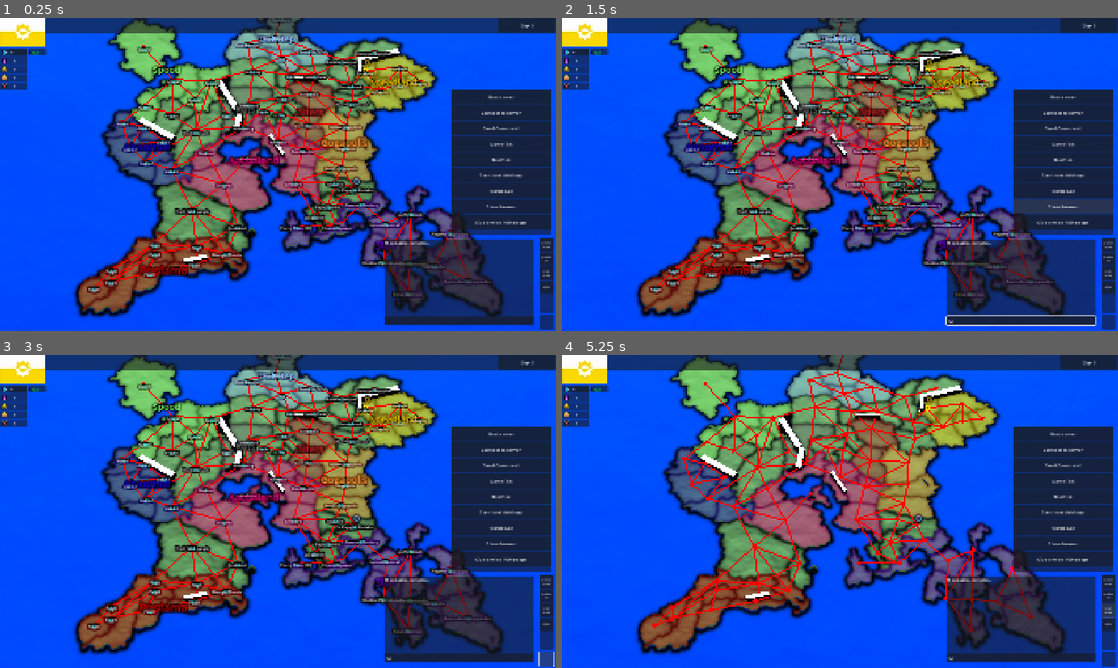
Above: before the commit, frames 1-4 (two rows, left to right).
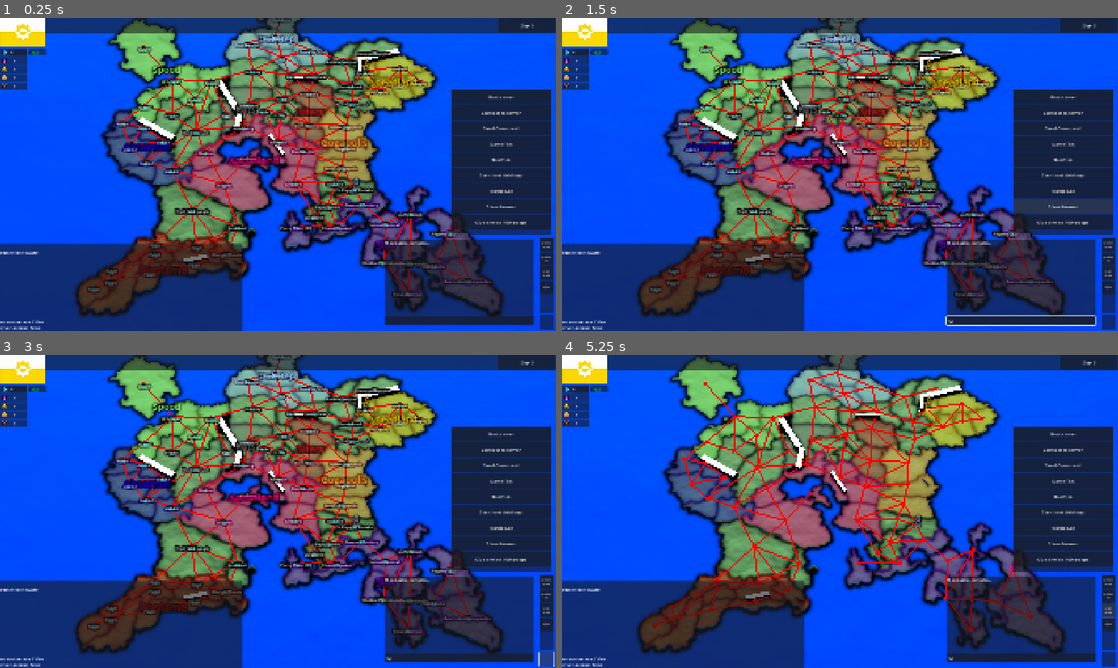
Above: after the commit, the same moments.

Repository: adrutkow/MapGame
Game: Godot game, scene res://node_3d.tscn
Same seed, same stepped clock (60 frames per second), same inputs: the game is played once before the commit and once after it. The engine's default icon, where the game draws it, is replaced by a stand-in: a white triangle on a blue panel in a dark square.
Inputs (mouse positions are in pixels of both pictures, inside the frame that each line leads up to):
- Up to frame 1 (0.25 s): no input
- Up to frame 2 (1.5 s): click (1017, 321) at 0.52 s; type "12" at 0.6 s; click "Show Armies" at 1.25 s
- Up to frame 3 (3 s): click (22, 367) at 2 s; click (544, 658) at 2.75 s
- Up to frame 4 (5.25 s): click "province names" at 3.5 s; click "province ids" at 4.25 s; click "nation names" at 5 s

The runs differ from the first frame. In frame 1, 12% of the frame differs, in the area x 0-82%, y 12-100%; in frame 2, 12%; in frame 3, 12%; in frame 4, 12%.

Commit message:
More army stuff

Diff:
--- a/army_cube.gd
+++ b/army_cube.gd
@@ -1,12 +1,15 @@
 extends Node3D
 class_name ArmyCube;
 
+var army_count: int = 1;
+var army_id: int = -1;
+var province_id: int = -1;
 
-func set_army_count_text(i: int):
-	$Label3D.text = str(i);
+func set_troop_count_text(i: int):
+	$TroopCount.text = str(i);
 
-func set_army_count_text_color(c: Color):
-	$Label3D.modulate = c;
+func set_troop_count_text_color(c: Color):
+	$TroopCount.modulate = c;
 
 func set_color(c: Color):
 	var m: StandardMaterial3D;
@@ -17,3 +20,18 @@
 	m.albedo_color = c
 	m.vertex_color_use_as_albedo = true;
 	m.shading_mode = BaseMaterial3D.SHADING_MODE_UNSHADED;
+
+func set_army_count_text(i: int):
+	pass;
+
+func offset_troop_count_text(count: int):
+	var base_height: float;
+
+	base_height = $TroopCount.position.y;
+	$TroopCount.position.y = base_height + count * 0.25;
+
+func draw_selected():
+	$TroopCount.outline_modulate = Color.GREEN;
+
+func draw_unselected():
+	$TroopCount.outline_modulate = Color.BLACK;
--- a/camera_3d.gd
+++ b/camera_3d.gd
@@ -87,14 +87,6 @@
 		if px >= 0 and px < size.x and py >= 0 and py < size.y:
 			var color = img.get_pixel(px, py)
 			return (color);
-			#print("Clicked color:", color.r8, ",", color.g8, ",", color.b8)
-			#$"../Map/Area3D/Sprite3D".highlight_by_color(color);
-			#var p: ProvinceData = Map.map_instance.get_province_data_by_color(color);
-			#if (p):
-			#	print(p.name);
-			#	Map.map_instance.select_province(p.id);
-			#else:
-			#	Map.map_instance.unselect_province();
 	return (null);
 
 func on_left_click(mouse_pos: Vector2):
@@ -107,9 +99,7 @@
 
 	if (p):
 		Map.map_instance.select_province(p.id);
-		GameInstance.game_instance.prov1 = p.id;
-		GameInstance.game_instance.selected_army_id = GameInstance.game_instance.get_army_id_by_province(p.id);
-		DevConsole.instance.add_line("Selected army: " + str(GameInstance.game_instance.selected_army_id))
+		UIManager.instance.on_clicked_province(p.id);
 	else:
 		Map.map_instance.unselect_province();
 
@@ -121,23 +111,4 @@
 
 	var p: ProvinceData = Map.map_instance.get_province_data_by_color(color);
 	if (p):
-		GameInstance.game_instance.prov2 = p.id;
-	Map.map_instance.generate_mapview_highlighted_provinces([GameInstance.game_instance.prov1, GameInstance.game_instance.prov2])
-	if (GameInstance.game_instance.prov1 != -1 and GameInstance.game_instance.prov2 != -1):
-		var t = Map.map_instance.pathfind2(GameInstance.game_instance.prov1, GameInstance.game_instance.prov2);
-		if (not t.is_empty()):
-			if (GameInstance.game_instance.selected_army_id != -1):
-				GameInstance.game_instance.get_army_by_id(GameInstance.game_instance.selected_army_id).desired_path = t.duplicate();
-				DevConsole.instance.add_line("Applied path to army: " + str(GameInstance.game_instance.get_army_by_id(GameInstance.game_instance.selected_army_id).desired_path))
-			Map.map_instance.remove_all_lines();
-
-			for i in range(0, len(t) - 1):
-				var p1 = Map.map_instance.bitmap_vector_to_world(Map.map_instance.get_province_center(t[i])) + Vector3(0, 0.05, 0);
-				var p2 = Map.map_instance.bitmap_vector_to_world(Map.map_instance.get_province_center(t[i+1])) + Vector3(0, 0.05, 0);
-
-
-				Map.map_instance.add_line(p1, p2)
-				Map.map_instance.add_ball(p1)
-
-
-			#Map.map_instance.generate_mapview_highlighted_provinces(t);
+		UIManager.instance.on_right_clicked_province(p.id);
--- a/game_instance.gd
+++ b/game_instance.gd
@@ -7,13 +7,8 @@
 var provinces: Array[ProvinceState];
 var day: int = 0;
 
-var prov1: int = -1;
-var prov2: int = -1;
-var selected_army_id: int = -1;
-
 var timer: int = 0;
 var start: bool = false;
-
 var lag: bool = false;
 
 # Expanding borders with gold
@@ -142,6 +137,14 @@
 			return (a);
 	return (null);
 
+func get_army_ids_in_province(province_id: int) -> Array[int]:
+	var output: Array[int];
+
+	for a: Army in get_armies():
+		if (a.province_id == province_id):
+			output.append(a.army_id)
+	return (output);
+
 func summon_army(province_id: int, nation_owner_id: int):
 	var temp: Army;
 
--- a/map.gd
+++ b/map.gd
@@ -320,12 +320,19 @@
 		var troop_count: int = 0;
 		for k in a.unit_groups.keys():
 			troop_count += a.unit_groups[k];
-		temp.set_army_count_text(troop_count);
+		temp.set_troop_count_text(troop_count);
 
 		var c: Color = GameInstance.game_instance.get_nation_by_id(a.nation_owner_id).nation_color;
 
+		var offset: int;
+
+		offset = GameInstance.game_instance.get_army_ids_in_province(a.province_id).find(a.army_id);
+
+		temp.army_id = a.army_id;
 		temp.set_color(c);
-		temp.set_army_count_text_color(c);
+		temp.set_troop_count_text_color(c);
+		temp.offset_troop_count_text(offset);
+		temp.province_id = a.province_id;
 		$MapViews/Military.add_child(temp);
 
 		if (not (a.get_next_move_target() == -1)):
@@ -344,20 +351,33 @@
 			var angle_degrees = rad_to_deg(atan2(y2 - y1, x2 - x1));
 			temp2.rotation_degrees = Vector3(0, -angle_degrees, 0);
 
-func pathfind(prov1: int, prov2: int):
-	var adj: Array[int];
-	var output: Array[int];
-
-	adj = GameGlobal.get_province_adjacencies(prov1);
-
-	print(adj)
-
-	output = recursive_pathfind([prov1], prov2);
-	if (output == [-1]):
-		return;
-	generate_mapview_highlighted_provinces(output)
-
-func pathfind2(prov1: int, prov2: int) -> Array[int]:
+	update_armycube_visual();
+
+func get_armycubes() -> Array[ArmyCube]:
+	var output: Array[ArmyCube];
+
+	for n in $MapViews/Military.get_children():
+		if (n is ArmyCube and n.name != "ArmyCube"):
+			output.append(n);
+	return (output);
+
+func get_armycube_count_in_province(province_id: int) -> int:
+	var output: int = 0;
+
+	for n in $MapViews/Military.get_children():
+		if (n is ArmyCube and n.name != "ArmyCube"):
+			if (n.province_id == province_id):
+				output += 1;
+	print(str(output));
+	return (output);
+
+func update_armycube_visual():
+	for ac: ArmyCube in get_armycubes():
+		ac.draw_unselected();
+		if (ac.army_id == UIManager.instance.selected_army_id):
+			ac.draw_selected();
+
+func pathfind(prov1: int, prov2: int) -> Array[int]:
 	var paths: Array = [];
 	var target: int;
 	var visited_nodes = [];
@@ -390,47 +410,14 @@
 		new_paths = [];
 	return [];
 
-func recursive_pathfind(path: Array[int], target: int):
-	if (path.is_empty()):
-		return ([-1]);
-	var adj: Array[int];
-	var temp: Array[int];
-	var free_adj: Array[int];
-
-	adj = GameGlobal.get_province_adjacencies(path[len(path) - 1]);
-
-	test += 1;
-	print(test);
-	if (test % 100 == 0):
-		print(path)
-
-
-	for p in adj:
-		if (not (p in path)):
-			free_adj.append(p);
-
-
-	if (free_adj.is_empty()):
-		return ([-1]);
-	if (path == [-1]):
-		return ([-1]);
-	if (target in free_adj):
-		temp = path.duplicate();
-		temp.append(target);
-		return (temp);
-
-	for p in free_adj:
-		var output;
-
-		if (p in path):
-			continue;
-
-		temp = path.duplicate();
-		temp.append(p);
-		output = recursive_pathfind(temp, target);
-		if (output != [-1]):
-			return (output);
-	return ([-1]);
+func draw_path(t: Array[int]):
+	Map.map_instance.remove_all_lines();
+	for i in range(0, len(t) - 1):
+		var p1 = Map.bitmap_vector_to_world(Map.map_instance.get_province_center(t[i])) + Vector3(0, 0.05, 0);
+		var p2 = Map.bitmap_vector_to_world(Map.map_instance.get_province_center(t[i+1])) + Vector3(0, 0.05, 0);
+
+		Map.map_instance.add_line(p1, p2)
+		Map.map_instance.add_ball(p1)
 
 static func is_vector3_color(v: Vector3i, c: Color) -> bool:
 	return ((v.x == c.r8) and (v.y == c.g8) and (v.z == c.b8));
--- a/node_3d.tscn
+++ b/node_3d.tscn
@@ -10,6 +10,7 @@
 [ext_resource type="Material" uid="uid://d4nvr5op0ya5v" path="res://Assets/Materials/land.tres" id="4_tuemg"]
 [ext_resource type="Script" uid="uid://f4qad80giudw" path="res://land.gd" id="5_3v7ru"]
 [ext_resource type="Texture2D" uid="uid://bn2a3apdp0b2r" path="res://test34.png" id="5_i0g27"]
+[ext_resource type="Texture2D" uid="uid://cw81d5rdlynfc" path="res://icon.svg" id="6_dhlwf"]
 [ext_resource type="Script" uid="uid://vxtf8rgy6xn2" path="res://army_cube.gd" id="6_vxd74"]
 [ext_resource type="Shader" uid="uid://cph51f8vu2m17" path="res://water.gdshader" id="7_wc5p8"]
 [ext_resource type="Script" uid="uid://b70riu7gbpbvf" path="res://game_instance.gd" id="8_jsk3o"]
@@ -200,19 +201,34 @@
 
 [node name="Military" type="Node3D" parent="Map/MapViews"]
 
+[node name="ArmyCombat" type="Node3D" parent="Map/MapViews/Military"]
+
+[node name="Sprite3D" type="Sprite3D" parent="Map/MapViews/Military/ArmyCombat"]
+transform = Transform3D(0.1, 0, 0, 0, 0.1, 0, 0, 0, 0.1, 0, 0, 0)
+billboard = 1
+no_depth_test = true
+texture = ExtResource("6_dhlwf")
+
 [node name="ArmyCube" type="Node3D" parent="Map/MapViews/Military"]
 script = ExtResource("6_vxd74")
 
 [node name="Mesh" type="MeshInstance3D" parent="Map/MapViews/Military/ArmyCube"]
-transform = Transform3D(0.05, 0, 0, 0, 0.125, 0, 0, 0, 0.05, 0, 0, 0)
+transform = Transform3D(0.05, 0, 0, 0, 0.25, 0, 0, 0, 0.05, 0, 0, 0)
 mesh = SubResource("BoxMesh_s0gvp")
 skeleton = NodePath("../..")
 
-[node name="Label3D" type="Label3D" parent="Map/MapViews/Military/ArmyCube"]
-transform = Transform3D(1, 0, 0, 0, 1, 0, 0, 0, 1, 0, 0.220288, 0)
-billboard = 1
+[node name="TroopCount" type="Label3D" parent="Map/MapViews/Military/ArmyCube"]
+transform = Transform3D(1, 0, 0, 0, 0.683325, 0.730115, 0, -0.730115, 0.683325, 0, 0.2, 0)
+no_depth_test = true
 text = "10000"
-font_size = 24
+font_size = 20
+
+[node name="ArmyCount" type="Label3D" parent="Map/MapViews/Military/ArmyCube/TroopCount"]
+transform = Transform3D(1, 0, 0, 0, 1, 0, 0, 0, 1, 0, -0.0672156, 0)
+no_depth_test = true
+text = "x22"
+font_size = 8
+outline_size = 6
 
 [node name="ArmyArrow" type="Node3D" parent="Map/MapViews/Military"]
 transform = Transform3D(0.5, 0, 0, 0, 0.5, 0, 0, 0, 0.5, 0, 0, 0)
@@ -624,7 +640,6 @@
 vertical_alignment = 1
 
 [node name="Province" type="Control" parent="UI/Control"]
-visible = false
 anchors_preset = 0
 offset_top = 778.0
 offset_right = 836.0
@@ -649,18 +664,18 @@
 
 [node name="RichTextLabel2" type="RichTextLabel" parent="UI/Control/Province"]
 layout_mode = 0
-offset_left = 1.0
-offset_top = 93.0
-offset_right = 601.0
-offset_bottom = 156.0
+offset_left = 2.0
+offset_top = 256.0
+offset_right = 602.0
+offset_bottom = 280.0
 text = "ocean access: false"
 
 [node name="RichTextLabel3" type="RichTextLabel" parent="UI/Control/Province"]
 layout_mode = 0
-offset_left = 1.0
-offset_top = 150.0
-offset_right = 601.0
-offset_bottom = 213.0
+offset_left = 2.0
+offset_top = 277.0
+offset_right = 602.0
+offset_bottom = 312.0
 text = "river access: false"
 
 [node name="ProvinceID" type="RichTextLabel" parent="UI/Control/Province"]
--- a/ui_manager.gd
+++ b/ui_manager.gd
@@ -2,6 +2,8 @@
 class_name UIManager;
 
 static var instance: UIManager;
+var selected_army_id: int = -1;
+
 
 func _init() -> void:
 	instance = self;
@@ -14,6 +16,33 @@
 	update_resources();
 	update_nation_info();
 	update_day(GameInstance.game_instance.day);
+
+func on_clicked_province(province_id: int):
+	var armies_in_province: Array[int];
+
+	armies_in_province = GameInstance.game_instance.get_army_ids_in_province(province_id);
+	if (armies_in_province.is_empty()):
+		select_army(-1);
+		return;
+	if (selected_army_id in armies_in_province):
+		var index: int;
+
+		index = armies_in_province.find(selected_army_id) + 1;
+		if (index >= len(armies_in_province)):
+			index = 0;
+		select_army(armies_in_province[index]);
+	else:
+		select_army(armies_in_province[0]);
+
+func on_right_clicked_province(province_id: int):
+	if (selected_army_id != -1):
+		var a: Army = GameInstance.game_instance.get_army_by_id(selected_army_id);
+
+		a.desired_path = Map.map_instance.pathfind(a.province_id, province_id);
+
+func select_army(army_id: int):
+	selected_army_id = army_id;
+	Map.map_instance.update_armycube_visual();
 
 func get_client_nation() -> Nation:
 	return (Client.nation);
Not shown: 1 places in node_3d.tscn that only renumber resources
